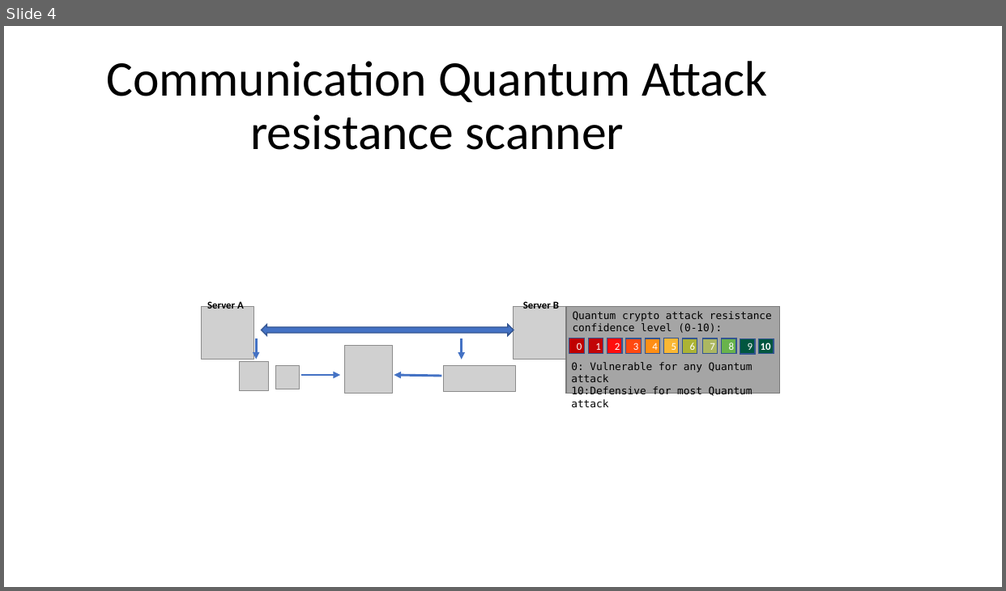
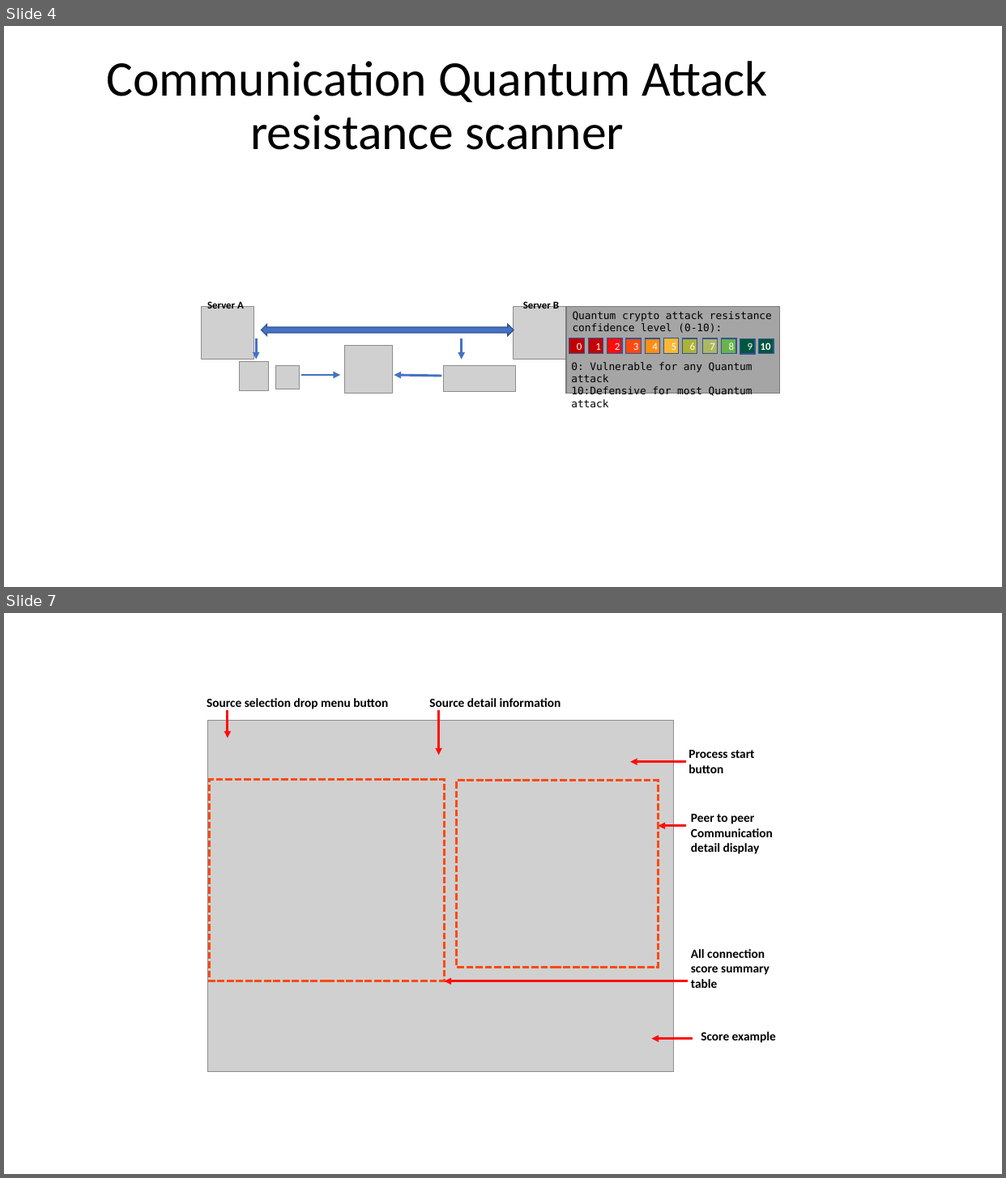
Before and after one commit to LiuYuancheng/Network_PQC_Attack_Resistance_Evaluator, a slide deck: doc/DesignDoc.pptx. Shown one above the other, each under a label of ours: slide 4 before the commit, slides 4 and 7 after it; the slides between them are not shown. The pictures are 1006x591 and 1006x1178 pixels, drawn with LibreOffice and Linux fonts; fonts in the diff are those of the drawing; grey boxes stand for pictures. Boxes give left, top, right and bottom in pixels: in the first picture for what was removed or moved away, otherwise in the second. Text is boxed around its words. In the diff, an @@ line names an element or a change of style, - is before the commit and + after.

```diff
--- a/doc/DesignDoc.pptx
+++ b/doc/DesignDoc.pptx
@@ slide 7 added at [4, 613, 1002, 1174], background #FFFFFF @@
@@ text added at [206, 698, 388, 709], 12 pt, text #000000, bold @@
+Source selection drop menu button
@@ text added at [429, 698, 561, 707], 12 pt, text #000000, bold @@
+Source detail information
@@ picture added at [207, 720, 674, 1072] @@
@@ arrow added from (228, 710) to (228, 738), #FF0D0D 2.25 pt @@
@@ arrow added from (439, 710) to (439, 756), #FF0D0D 2.25 pt @@
@@ text added at [688, 750, 755, 773], 12 pt, text #000000, bold @@
+Process start button
@@ rectangle added at [210, 779, 445, 982], outline #FF4911 2.25 pt dashed @@
@@ rectangle added at [456, 781, 658, 967], outline #FF4911 2.25 pt dashed @@
@@ arrow added from (686, 762) to (631, 762), #FF0D0D 2.25 pt @@
@@ arrow added from (686, 825) to (658, 825), #FF0D0D 2.25 pt @@
@@ text added at [691, 814, 773, 854], 12 pt, text #000000, bold @@
+Peer to peer
+Communication detail display
@@ text added at [691, 949, 769, 988], 12 pt, text #000000, bold @@
+All connection score summary table
@@ arrow added from (688, 982) to (444, 982), #FF0D0D 2.25 pt @@
@@ arrow added from (692, 1039) to (651, 1039), #FF0D0D 2.25 pt @@
@@ text added at [701, 1032, 776, 1043], 12 pt, text #000000, bold @@
+Score example
```
Also in this commit, not shown: 2 slides changed, 1 other slide added, 8 other files.
